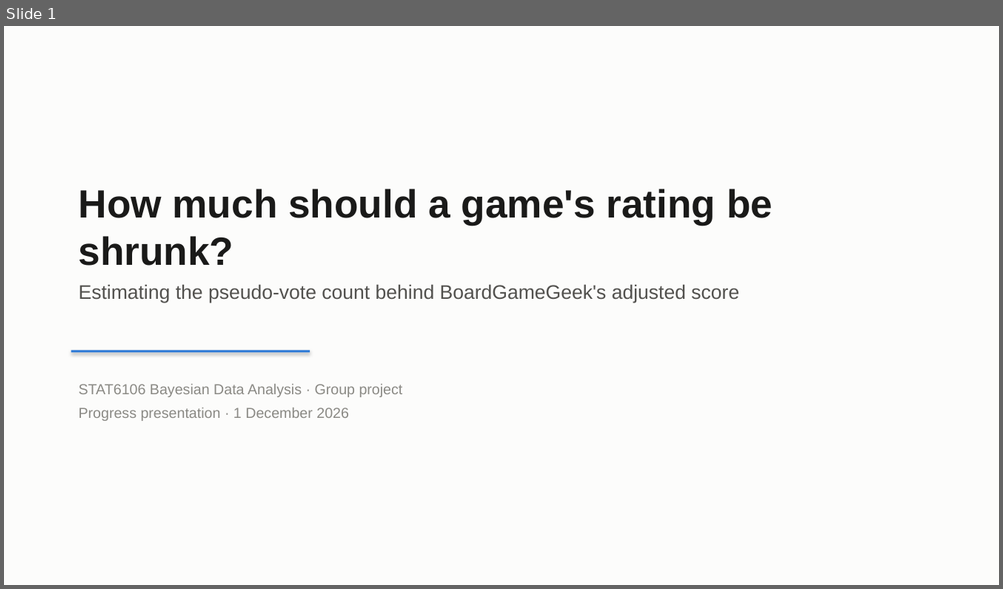
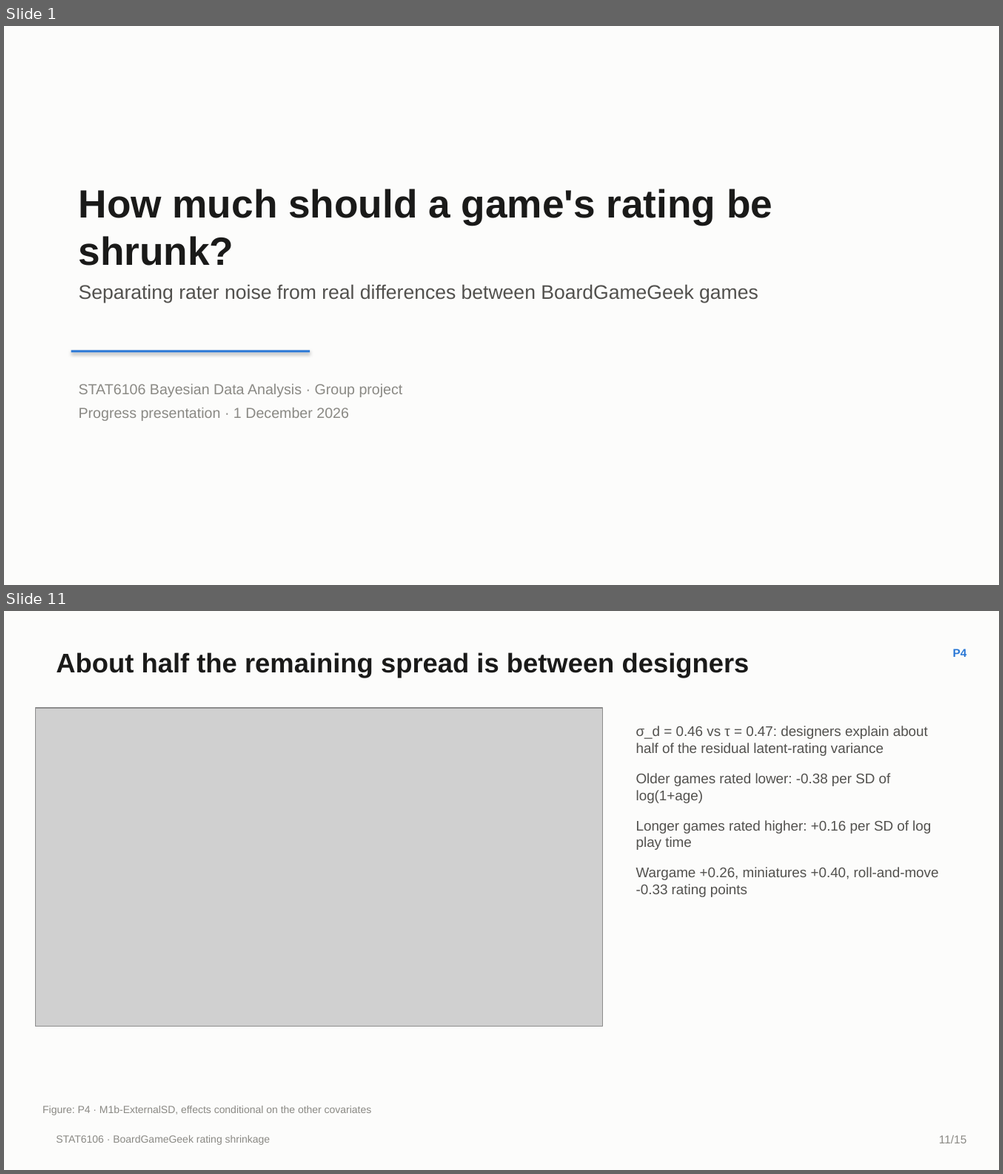
Before and after one commit to iwanttosleeeep/bayesian-boardgame-ratings, a slide deck: slides/Group_deck_draft.pptx. Shown one above the other, each under a label of ours: slide 1 before the commit, slides 1 and 11 after it; the slides between them are not shown. The pictures are 1003x589 and 1003x1174 pixels, drawn with LibreOffice and Linux fonts; fonts in the diff are those of the drawing; grey boxes stand for pictures. Boxes give left, top, right and bottom in pixels: in the first picture for what was removed or moved away, otherwise in the second. Text is boxed around its words. In the diff, an @@ line names an element or a change of style, - is before the commit and + after.

```diff
--- a/slides/Group_deck_draft.pptx
+++ b/slides/Group_deck_draft.pptx
@@ slide 11 added at [4,611,999,1170], background #FCFCFB @@
@@ text added at [56,652,749,678], 26 pt, text #1A1A19, bold @@
+About half the remaining spread is between designers
@@ text added at [953,649,967,657], 11 pt, text #2A78D6, bold @@
+P4
@@ picture added at [35,708,603,1027] @@
@@ text added at [636,726,939,897], 13.5 pt, text #52514E @@
+σ_d = 0.46 vs τ = 0.47: designers explain about half of the residual latent-rating variance
+Older games rated lower: -0.38 per SD of log(1+age)
+Longer games rated higher: +0.16 per SD of log play time
+Wargame +0.26, miniatures +0.40, roll-and-move -0.33 rating points
@@ text added at [42,1106,372,1116], 10 pt, text #8A8984 @@
+Figure: P4 · M1b-ExternalSD, effects conditional on the other covariates
@@ text added at [56,1136,270,1145], 10 pt, text #8A8984 @@
+STAT6106 · BoardGameGeek rating shrinkage
@@ text added at [939,1136,966,1144], 11 pt, text #8A8984 @@
+11/15
@@ slide 1 changed as well @@
@@ text at [79,284,758,303]: text changed @@
-Estimating the pseudo-vote count behind BoardGameGeek's adjusted score
+Separating rater noise from real differences between BoardGameGeek games
```
Also in this commit, not shown: 1 other slide changed, 16 other slides added, 15 slides removed, 6 other files.
